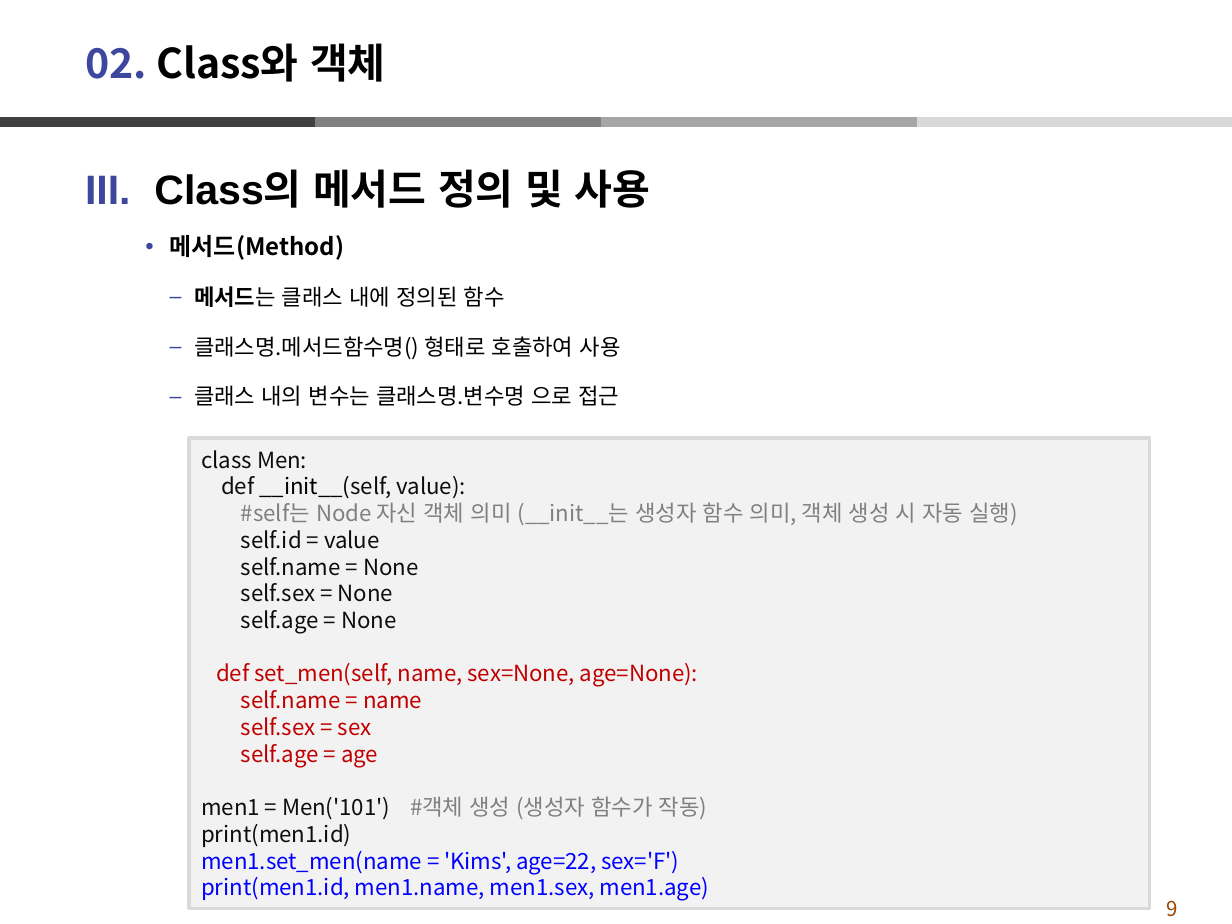
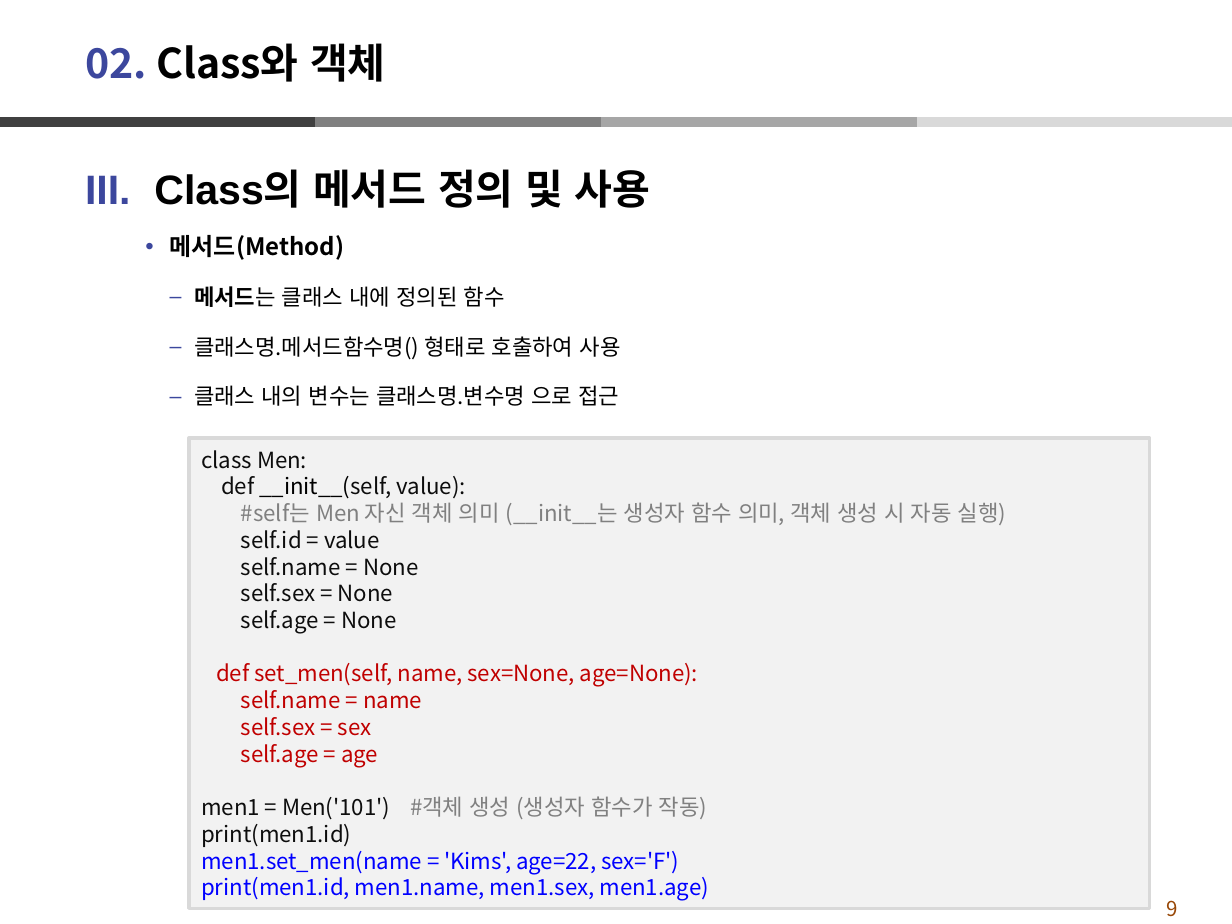
Before and after one commit to dndxor/BCPy, a slide deck: slide 9 of Ch10-재귀함수활용_Class.pptx. Drawn at 1232x924 pixels with LibreOffice and Linux fonts; fonts in the diff are those of the drawing. Boxes give left, top, right and bottom in pixels: in the first picture for what was removed or moved away, otherwise in the second. Text is boxed around its words. In the diff, an @@ line names an element or a change of style, - is before the commit and + after.

```diff
--- a/Ch10-재귀함수활용_Class.pptx
+++ b/Ch10-재귀함수활용_Class.pptx
@@ text in rectangle at bbox=[241, 502, 1006, 525]: text changed @@
-#self는 Node 자신 객체 의미 (__init__는 생성자 함수 의미, 객체 생성 시 자동 실행)
+#self는 Men 자신 객체 의미 (__init__는 생성자 함수 의미, 객체 생성 시 자동 실행)
```
Also in this commit, not shown: 2 other slides changed, 3 other files.
